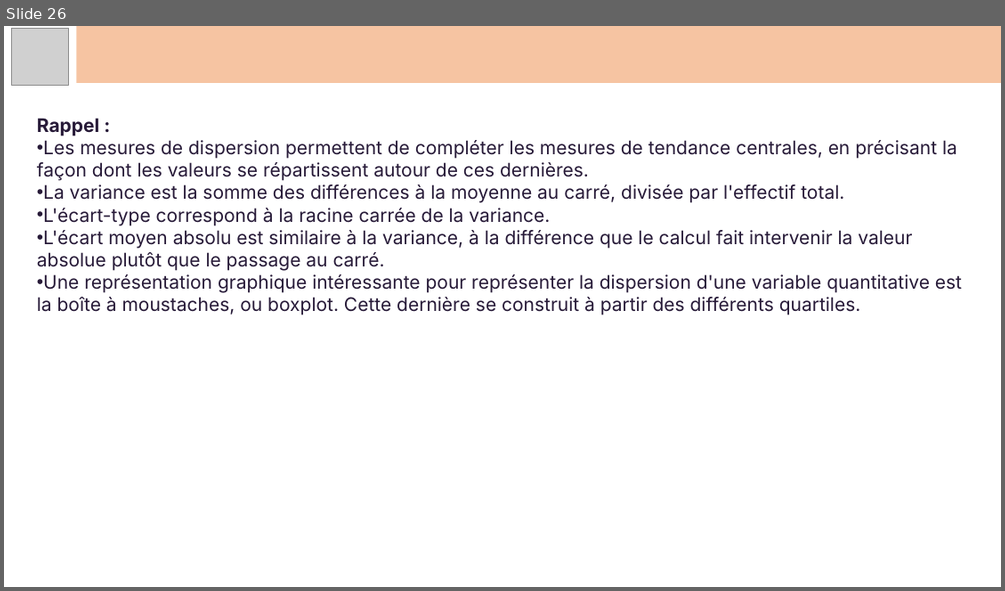
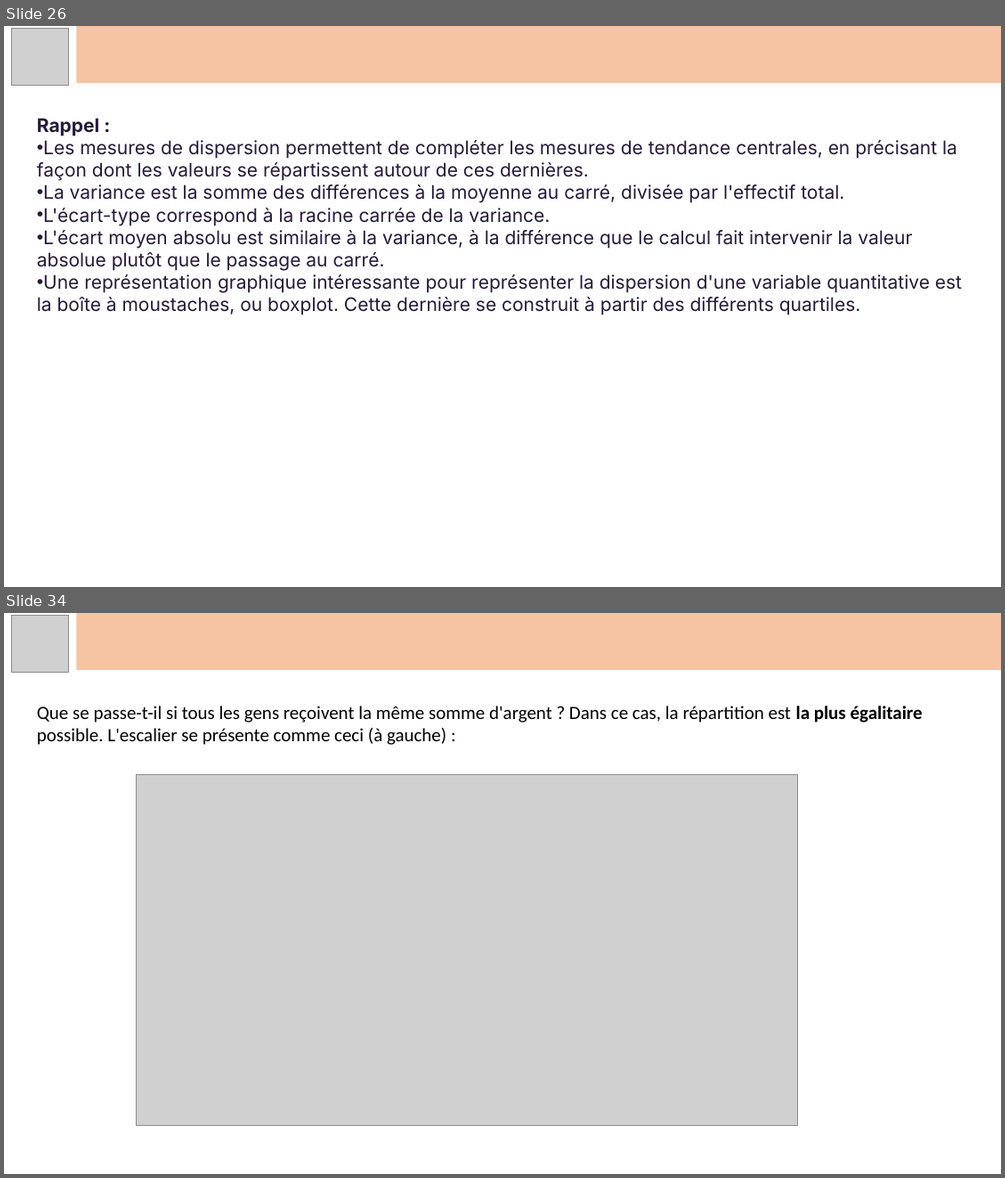
Before and after one commit to Koraiche/Artificial_Intelligence, a slide deck: Docs/Courses/Data Science/Data Analysis/Statistiques.pptx. Shown one above the other, each under a label of ours: slide 26 before the commit, slides 26 and 34 after it; the slides between them are not shown. The pictures are 1005x591 and 1005x1178 pixels, drawn with LibreOffice and Linux fonts; fonts in the diff are those of the drawing; grey boxes stand for pictures. Boxes give left, top, right and bottom in pixels: in the first picture for what was removed or moved away, otherwise in the second. Text is boxed around its words. In the diff, an @@ line names an element or a change of style, - is before the commit and + after.

```diff
--- a/Docs/Courses/Data Science/Data Analysis/Statistiques.pptx
+++ b/Docs/Courses/Data Science/Data Analysis/Statistiques.pptx
@@ slide 34 added at <box>4,613,1001,1174</box>, background #FFFFFF @@
@@ picture added at <box>11,616,68,672</box> @@
@@ rectangle added at <box>77,613,1001,670</box>, fill #F4B183 at 75% opacity @@
@@ text added at <box>37,706,922,745</box>, 18 pt, text #000000 @@
+Que se passe-t-il si tous les gens reçoivent la même somme d'argent ? Dans ce cas, la répartition est la plus égalitaire possible. L'escalier se présente comme ceci (à gauche) :
@@ picture added at <box>137,774,797,1126</box> @@
```
Also in this commit, not shown: 19 other slides added, 23 other files.
